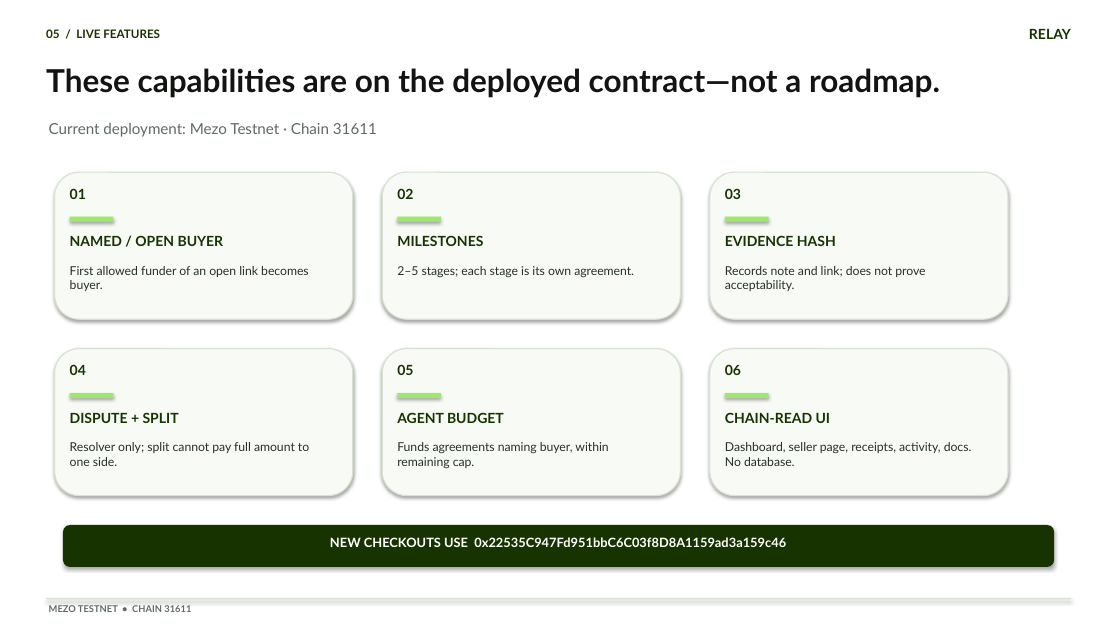
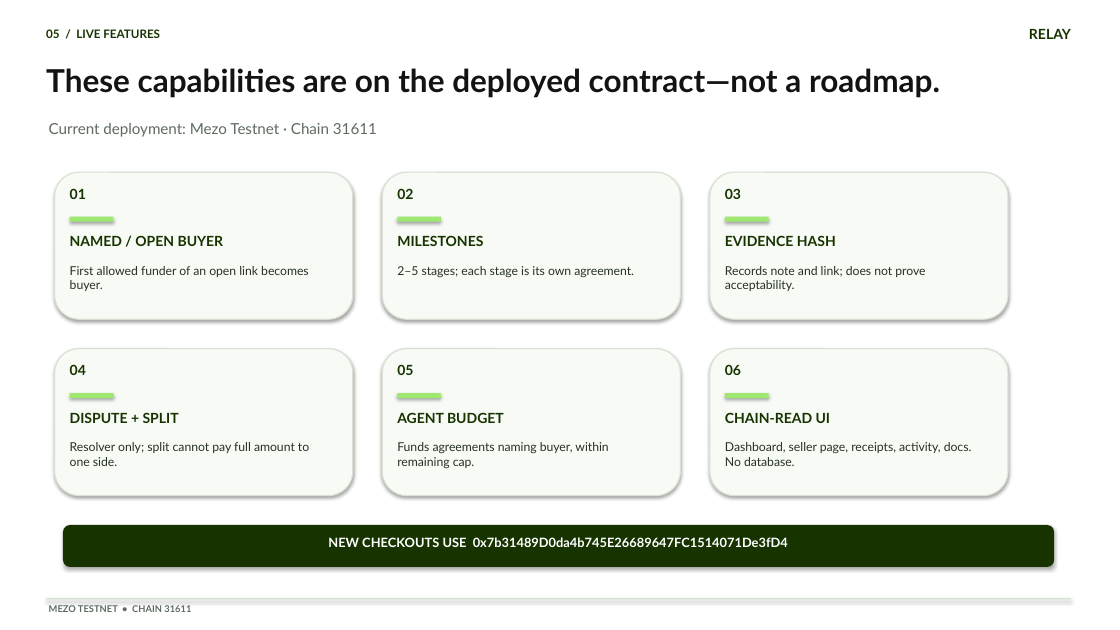
Before and after one commit to AhmedAmer72/RELAY, a slide deck: slide 5 of RELAY_Mezo_Buildathon_Pitch_Deck.pptx. Drawn at 1120x630 pixels with LibreOffice and Linux fonts; fonts in the diff are those of the drawing. Boxes give left, top, right and bottom in pixels: in the first picture for what was removed or moved away, otherwise in the second. Text is boxed around its words. In the diff, an @@ line names an element or a change of style, - is before the commit and + after.

```diff
--- a/RELAY_Mezo_Buildathon_Pitch_Deck.pptx
+++ b/RELAY_Mezo_Buildathon_Pitch_Deck.pptx
@@ text at box(328, 537, 788, 547): text changed @@
-NEW CHECKOUTS USE 0x22535C947Fd951bbC6C03f8D8A1159ad3a159c46
+NEW CHECKOUTS USE 0x7b31489D0da4b745E26689647FC1514071De3fD4
```
Also in this commit, not shown: 3 other slides changed, 9 other files.
